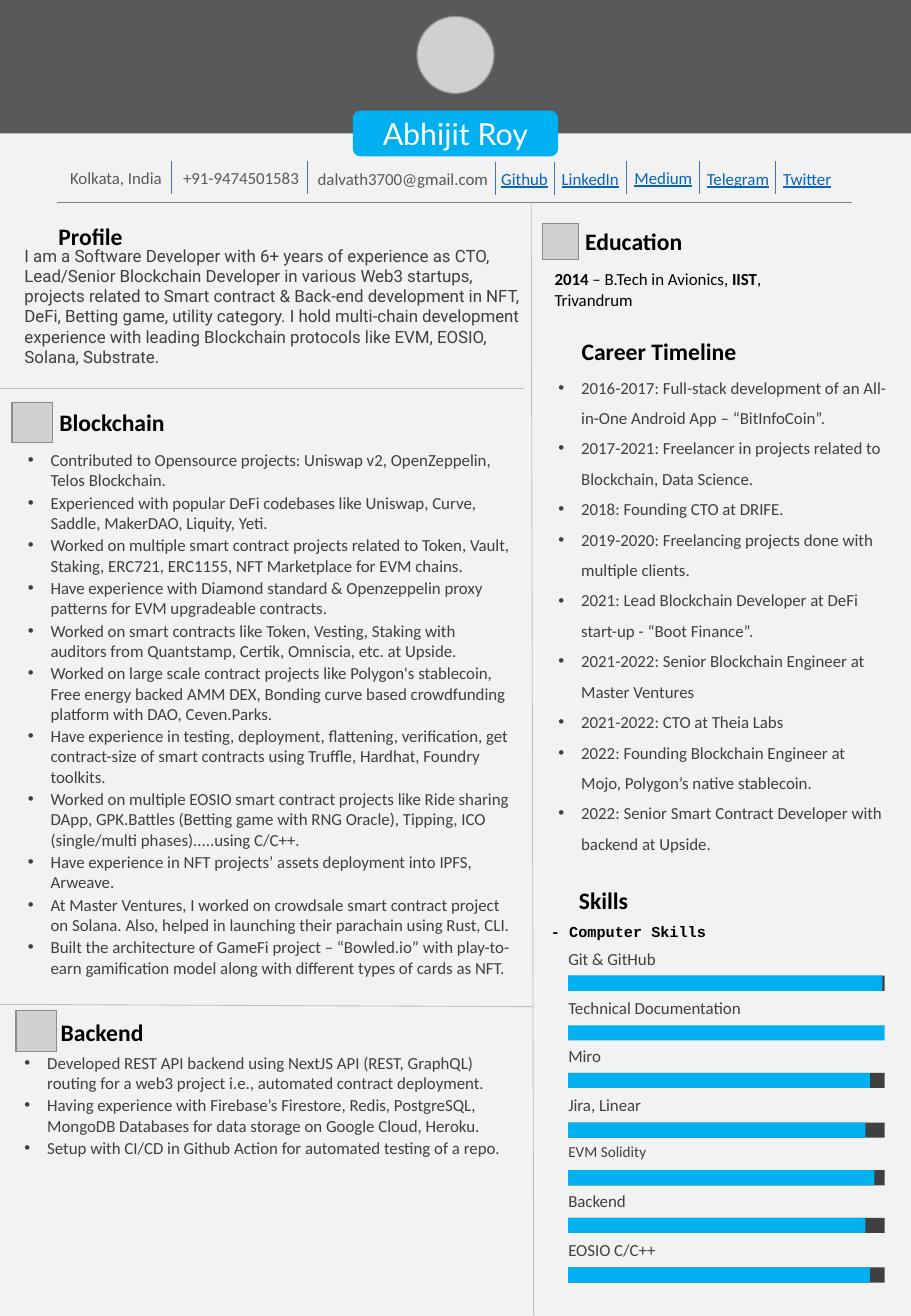
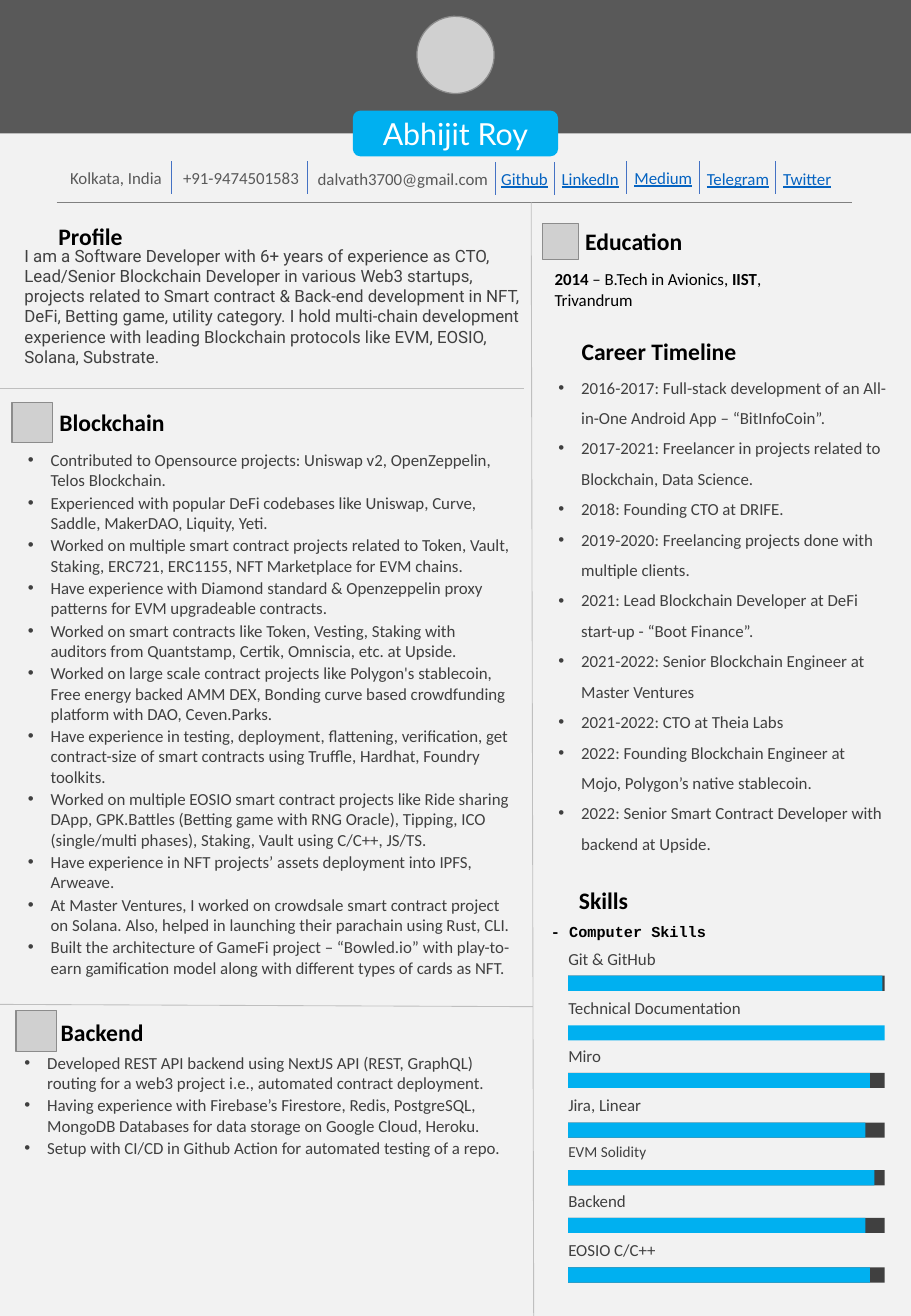
Before and after one commit to abhi3700/my_resume, a slide deck: slide 1 of my_resume.pptx. Drawn at 911x1316 pixels with LibreOffice and Linux fonts; fonts in the diff are those of the drawing; grey boxes stand for pictures; background and template pictures are left out. Boxes give left, top, right and bottom in pixels: in the first picture for what was removed or moved away, otherwise in the second. Text is boxed around its words. In the diff, an @@ line names an element or a change of style, - is before the commit and + after.

```diff
--- a/my_resume.pptx
+++ b/my_resume.pptx
@@ text at (51,793,509,849): text changed @@
-• Worked on multiple EOSIO smart contract projects like Ride sharing DApp, GPK.Battles (Betting game with RNG Oracle), Tipping, ICO (single/multi phases).....using C/C++.
+• Worked on multiple EOSIO smart contract projects like Ride sharing DApp, GPK.Battles (Betting game with RNG Oracle), Tipping, ICO (single/multi phases), Staking, Vault using C/C++, JS/TS.
```
Also in this commit, not shown: 1 other file.
